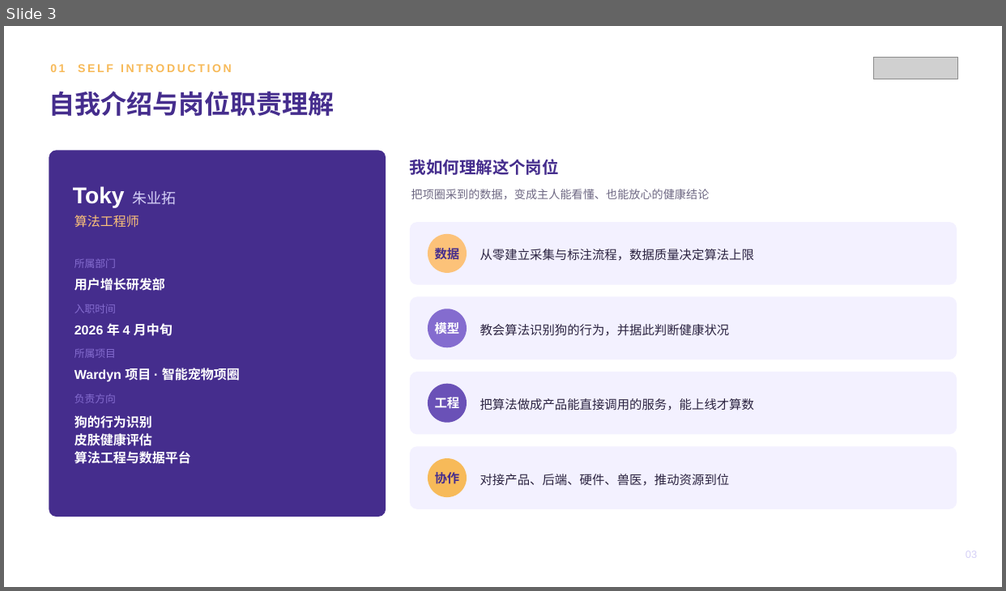
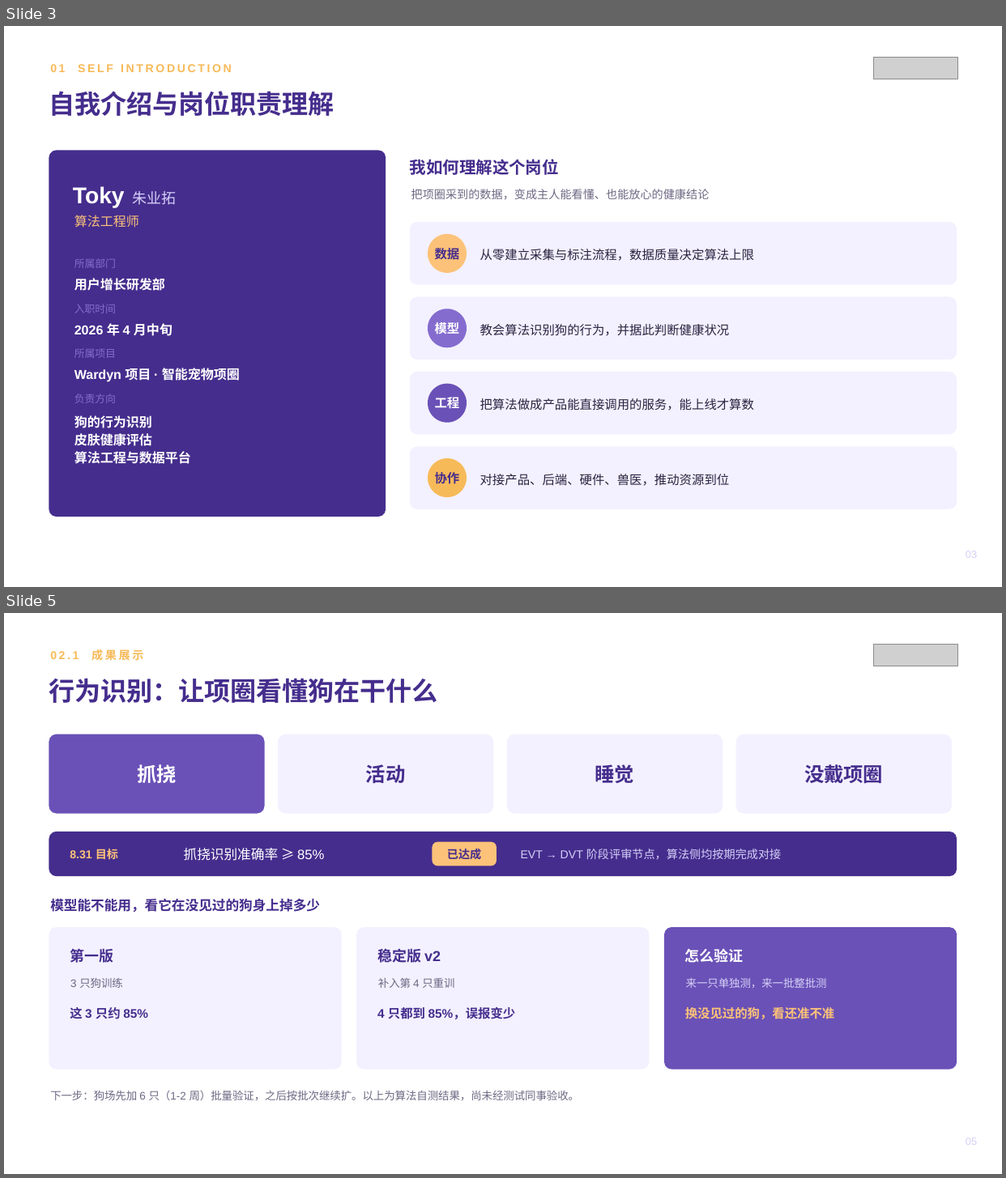
Before and after one commit to zhuyetuo/workplace_soft_skills, a slide deck: 转正述职/转正述职报告-Toky.pptx. Shown one above the other, each under a label of ours: slide 3 before the commit, slides 3 and 5 after it; the slides between them are not shown. The pictures are 1006x591 and 1006x1178 pixels, drawn with LibreOffice and Linux fonts; fonts in the diff are those of the drawing; grey boxes stand for pictures. Boxes give left, top, right and bottom in pixels: in the first picture for what was removed or moved away, otherwise in the second. Text is boxed around its words. In the diff, an @@ line names an element or a change of style, - is before the commit and + after.

```diff
--- a/转正述职/转正述职报告-Toky.pptx
+++ b/转正述职/转正述职报告-Toky.pptx
@@ slide 5 added at bbox=[4, 613, 1002, 1174], background #FFFFFF @@
@@ text added at bbox=[50, 649, 143, 661], 11 pt, text #F7BA59, bold @@
+02.1 成果展示
@@ picture added at bbox=[874, 645, 957, 666] @@
@@ text added at bbox=[49, 678, 438, 703], 25 pt, text #452D8D, bold @@
+行为识别：让项圈看懂狗在干什么
@@ rounded rectangle added at bbox=[49, 735, 265, 814], fill #6A51B7 @@
@@ rounded rectangle added at bbox=[278, 735, 493, 814], fill #F3F1FF @@
@@ rounded rectangle added at bbox=[507, 735, 722, 814], fill #F3F1FF @@
@@ rounded rectangle added at bbox=[736, 735, 952, 814], fill #F3F1FF @@
@@ text added at bbox=[137, 764, 177, 783], 19 pt, text #FFFFFF, bold @@
+抓挠
@@ text added at bbox=[366, 764, 406, 783], 19 pt, text #452D8D, bold @@
+活动
@@ text added at bbox=[595, 764, 635, 783], 19 pt, text #452D8D, bold @@
+睡觉
@@ text added at bbox=[804, 764, 883, 783], 19 pt, text #452D8D, bold @@
+没戴项圈
@@ rounded rectangle added at bbox=[49, 832, 957, 876], fill #452D8D @@
@@ text added at bbox=[70, 849, 118, 859], 11 pt, text #FCC279, bold @@
+8.31 目标
@@ text added at bbox=[184, 848, 324, 861], 13 pt, text #FFFFFF @@
+抓挠识别准确率 ≥ 85%
@@ rounded rectangle added at bbox=[432, 842, 496, 866], fill #FCC279 @@
@@ text added at bbox=[447, 849, 481, 859], 11 pt, text #452D8D, bold @@
+已达成
@@ text added at bbox=[521, 849, 781, 859], 11 pt, text #D5D0F7 @@
+EVT → DVT 阶段评审节点，算法侧均按期完成对接
@@ text added at bbox=[50, 898, 320, 912], 13 pt, text #452D8D, bold @@
+模型能不能用，看它在没见过的狗身上掉多少
@@ rounded rectangle added at bbox=[49, 927, 342, 1070], fill #F3F1FF @@
@@ rounded rectangle added at bbox=[356, 927, 650, 1070], fill #F3F1FF @@
@@ rounded rectangle added at bbox=[664, 927, 957, 1070], fill #6A51B7 @@
@@ text added at bbox=[70, 948, 113, 963], 14 pt, text #452D8D, bold @@
+第一版
@@ text added at bbox=[377, 949, 441, 963], 14 pt, text #452D8D, bold @@
+稳定版 v2
@@ text added at bbox=[685, 949, 744, 963], 14 pt, text #FFFFFF, bold @@
+怎么验证
@@ text added at bbox=[70, 978, 123, 988], 10.5 pt, text #6E6883 @@
+3 只狗训练
@@ text added at bbox=[378, 978, 454, 988], 10.5 pt, text #6E6883 @@
+补入第 4 只重训
@@ text added at bbox=[686, 978, 827, 988], 10.5 pt, text #D5D0F7 @@
+来一只单独测，来一批整批测
@@ text added at bbox=[70, 1007, 148, 1020], 12 pt, text #452D8D, bold @@
+这 3 只约 85%
@@ text added at bbox=[377, 1007, 516, 1020], 12 pt, text #452D8D, bold @@
+4 只都到 85%，误报变少
@@ text added at bbox=[685, 1007, 835, 1020], 12 pt, text #FCC279, bold @@
+换没见过的狗，看还准不准
@@ text added at bbox=[50, 1090, 580, 1101], 10.5 pt, text #6E6883 @@
+下一步：狗场先加 6 只（1-2 周）批量验证，之后按批次继续扩。以上为算法自测结果，尚未经测试同事验收。
@@ text added at bbox=[965, 1138, 977, 1145], 10 pt, text #D5D0F7 @@
+05
```
Also in this commit, not shown: 7 slides changed, 2 slides removed, 2 other files.
